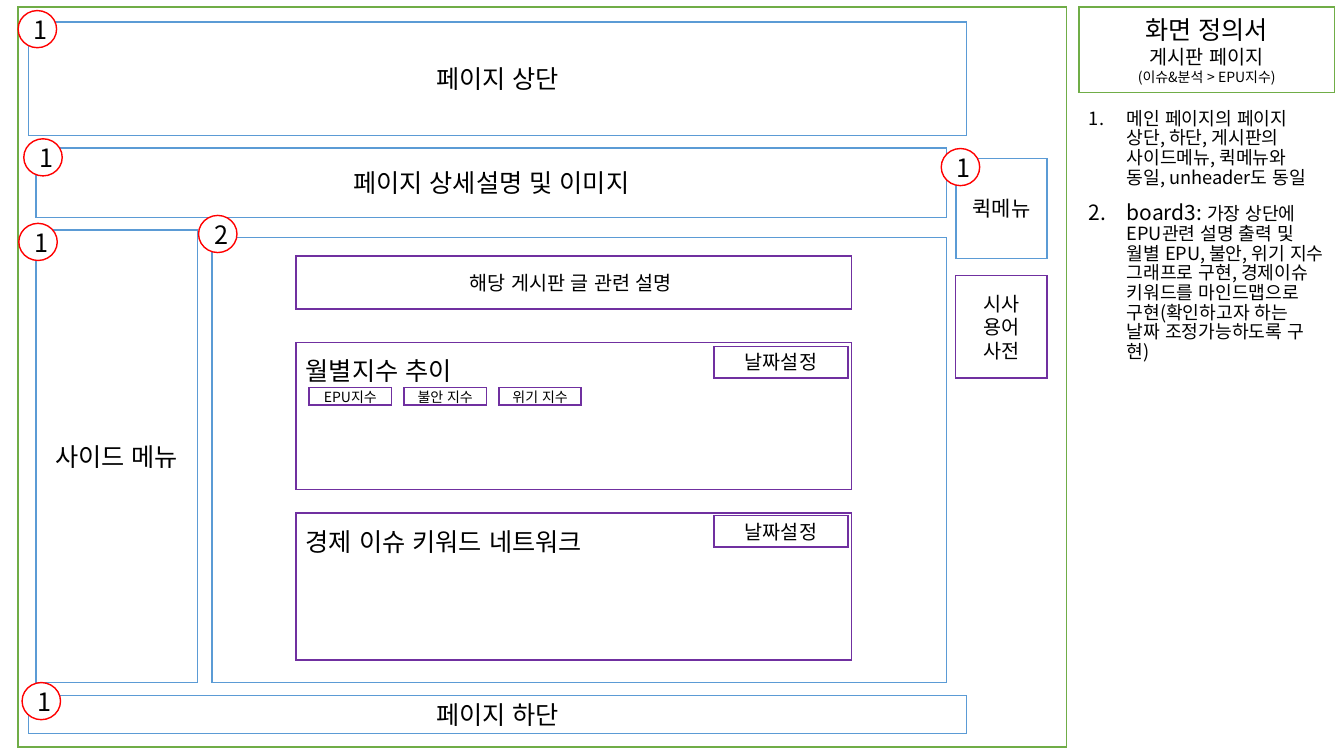
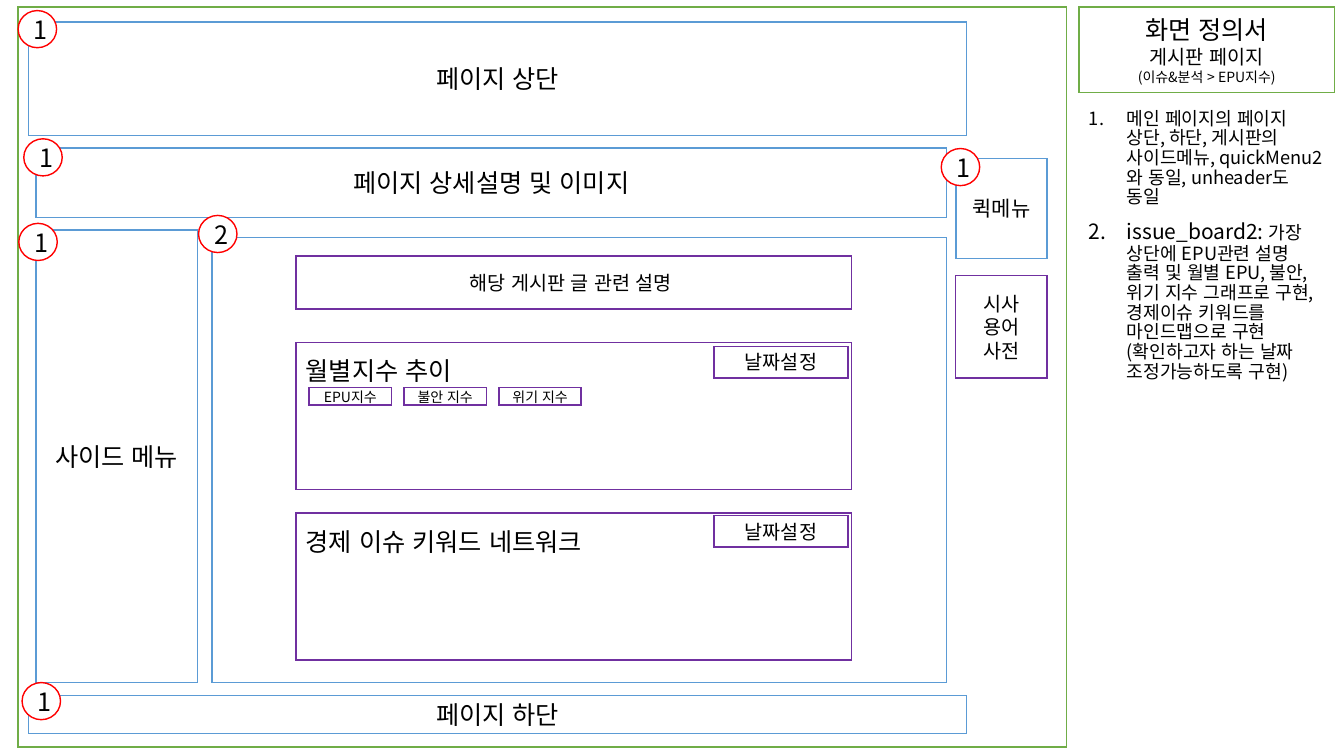
Before and after one commit to JSH970930/renewKDI, a slide deck: slide 16 of 응용SW프로젝트 화면정의서 1조.pptx (slide 6 before the commit). Drawn at 1344x756 pixels with LibreOffice and Linux fonts; fonts in the diff are those of the drawing. Boxes give left, top, right and bottom in pixels: in the first picture for what was removed or moved away, otherwise in the second. Text is boxed around its words. In the diff, an @@ line names an element or a change of style, - is before the commit and + after.

```diff
--- a/응용SW프로젝트 화면정의서 1조.pptx
+++ b/응용SW프로젝트 화면정의서 1조.pptx
@@ text at box(1127, 110, 1314, 382): text changed @@
-1. 메인 페이지의 페이지 상단, 하단, 게시판의 사이드메뉴, 퀵메뉴와 동일, unheader도 동일
-2. board3: 가장 상단에 EPU관련 설명 출력 및 월별 EPU, 불안, 위기 지수 그래프로 구현, 경제이슈 키워드를 마인드맵으로 구현(확인하고자 하는 날짜 조정가능하도록 구현)
+1. 메인 페이지의 페이지 상단, 하단, 게시판의 사이드메뉴, quickMenu2와 동일, unheader도 동일
+2. issue_board2: 가장 상단에 EPU관련 설명 출력 및 월별 EPU, 불안, 위기 지수 그래프로 구현, 경제이슈 키워드를 마인드맵으로 구현(확인하고자 하는 날짜 조정가능하도록 구현)
```
Also in this commit, not shown: 8 other slides changed, 10 slides added.
